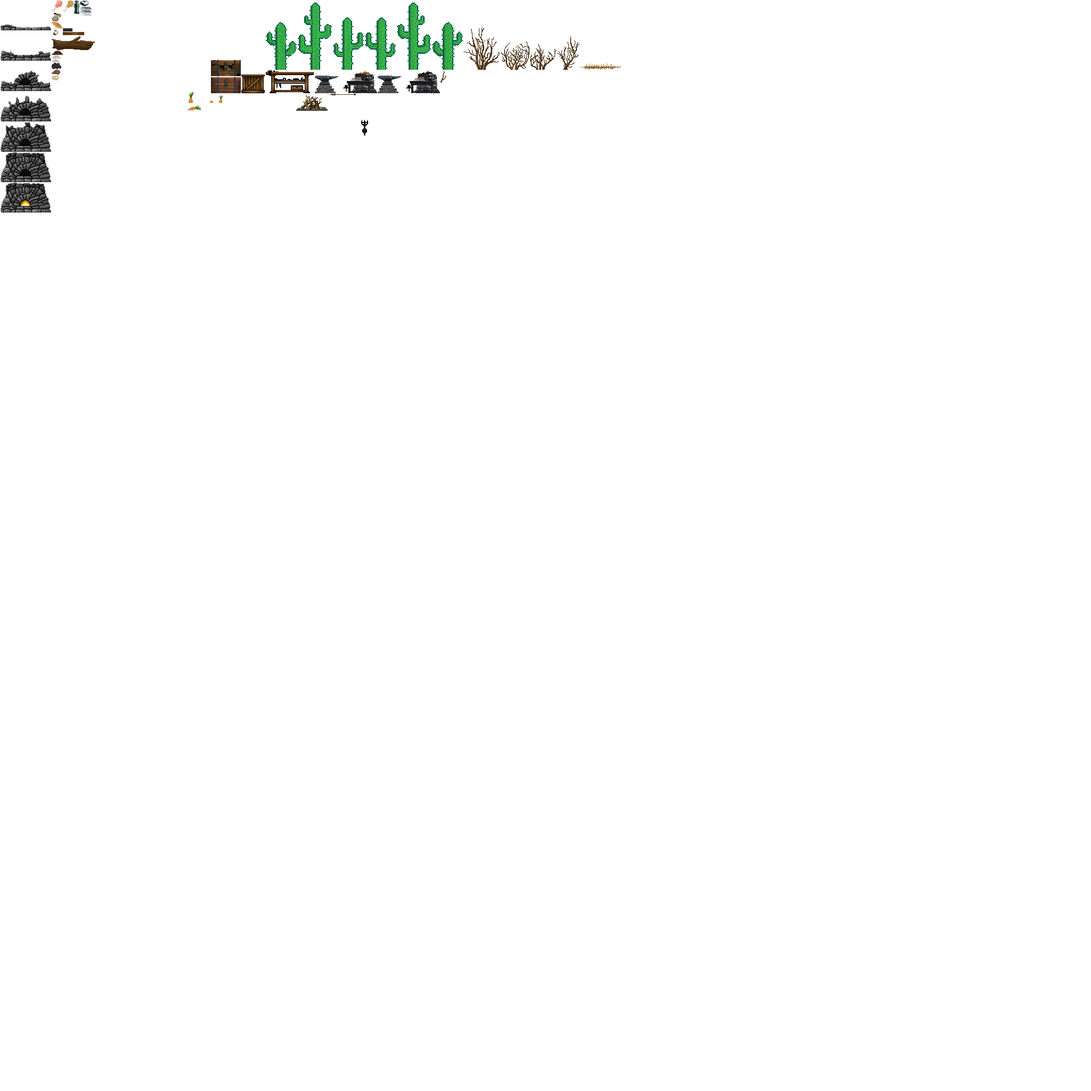
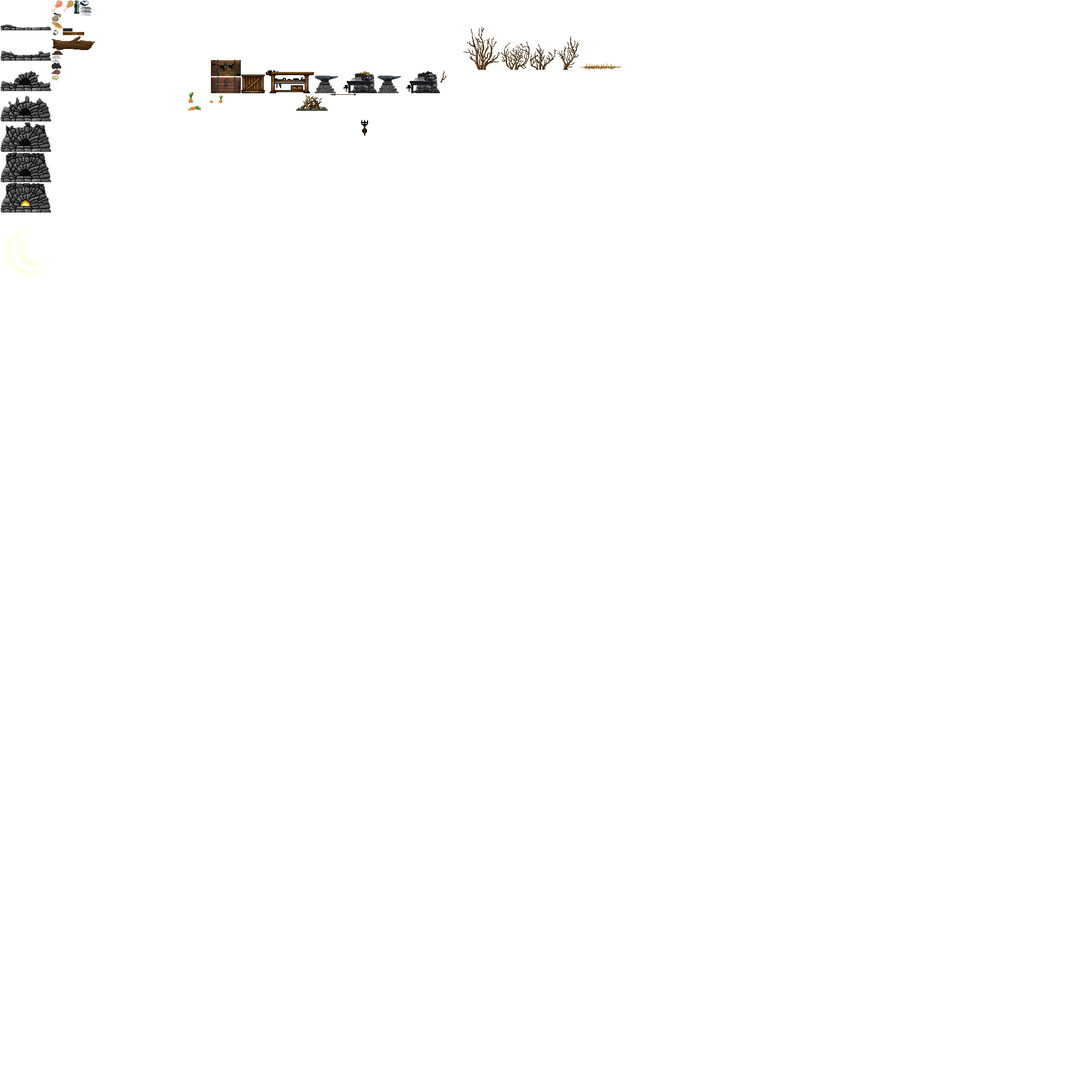
Layer changes from the first 1091x1091 image to the second:
painted on "Textures" over [3, 2, 464, 279]
